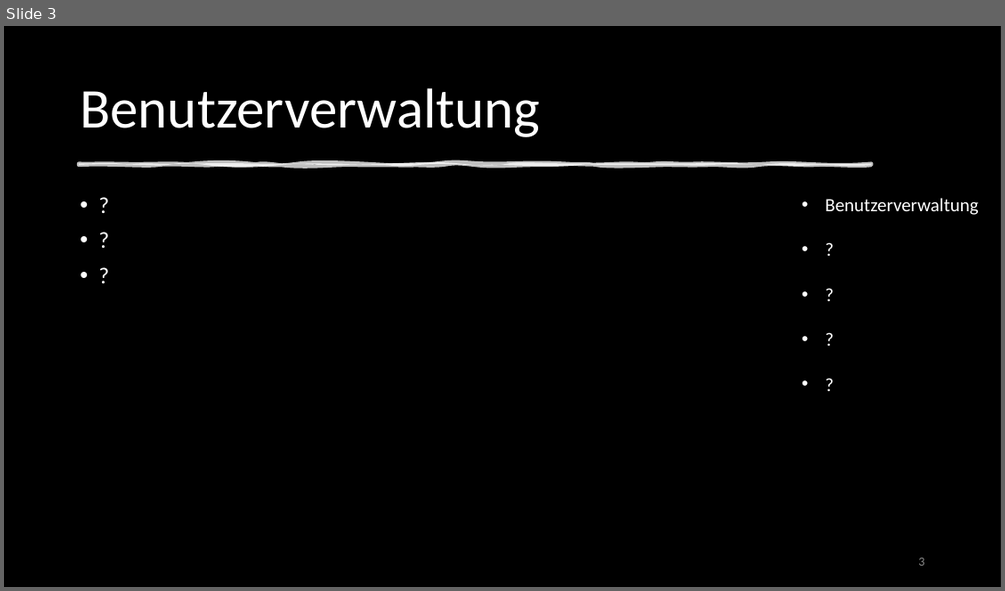
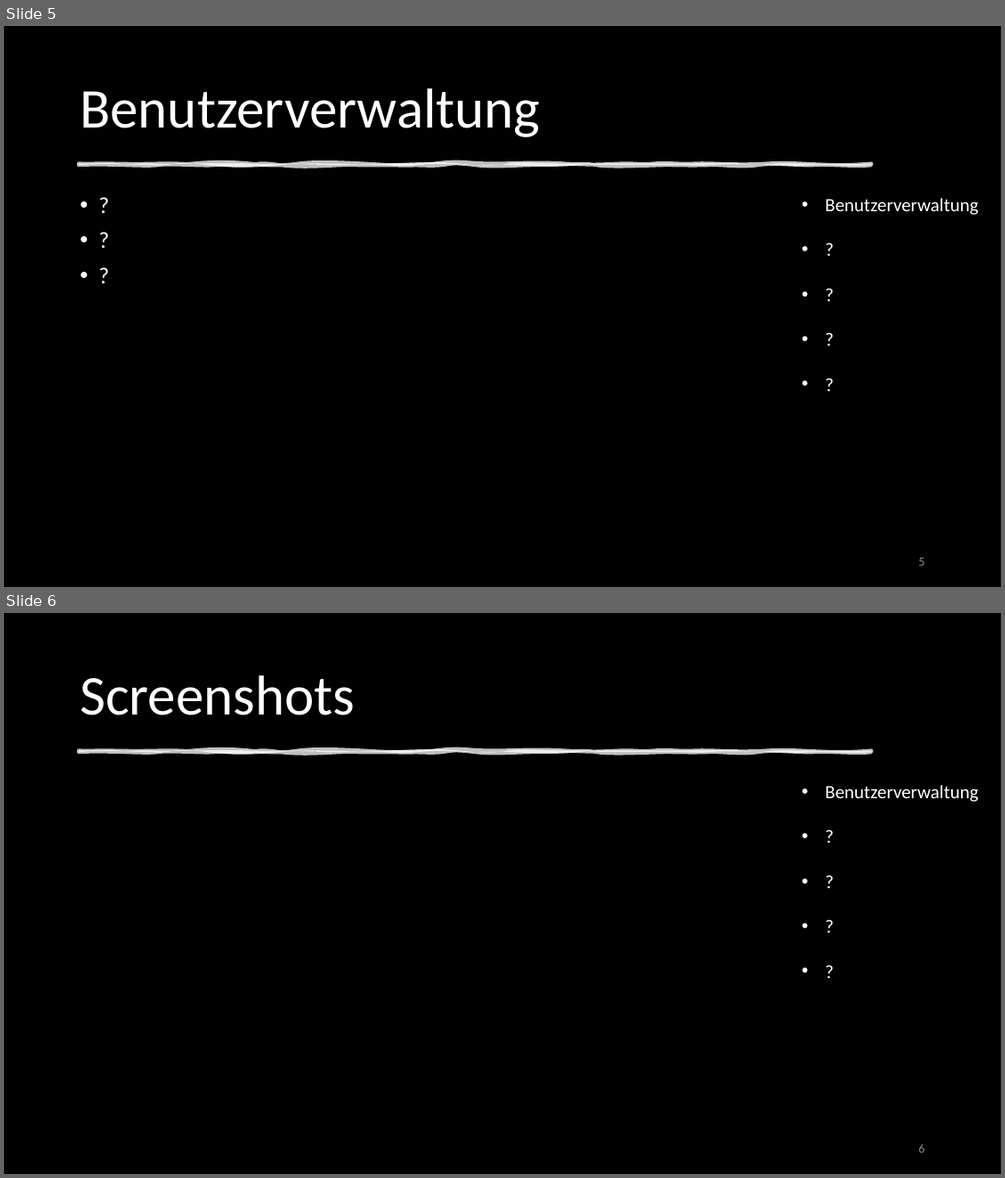
Before and after one commit to DennisWandschura/Profitabilitaet, a slide deck: Präst_Profitabilität.pptx. Shown one above the other, each under a label of ours: slide 3 before the commit, slides 5 and 6 after it. The pictures are 1005x591 and 1005x1178 pixels, drawn with LibreOffice and Linux fonts; fonts in the diff are those of the drawing; background and template pictures are left out; a plain dark background stands for a picture behind light text. Boxes give left, top, right and bottom in pixels: in the first picture for what was removed or moved away, otherwise in the second. Text is boxed around its words. In the diff, an @@ line names an element or a change of style, - is before the commit and + after.

```diff
--- a/Präst_Profitabilität.pptx
+++ b/Präst_Profitabilität.pptx
@@ slide 6 added at bbox=[4, 613, 1001, 1174], background picture (left out) @@
@@ rectangle added at bbox=[4, 613, 1001, 1174], fill #000000 @@
@@ title added at bbox=[80, 675, 355, 715], 54 pt, text #FFFFFF @@
+Screenshots
@@ freeform shape added at bbox=[79, 751, 872, 752], fill #FFFFFF at 75% opacity, outline #FFFFFF 3.5 pt @@
@@ text added at bbox=[825, 785, 978, 802], 18 pt, text #FFFFFF @@
+• Benutzerverwaltung
+• ?
+• ?
+• ?
+• ?
@@ page number added at bbox=[918, 1143, 924, 1152], 12 pt, text #8C8C8C @@
+6
@@ what was slide 3 is now slide 5 @@
@@ page number at bbox=[918, 557, 924, 565]: text changed @@
-3
+5
```
Also in this commit, not shown: 4 other slides added.
